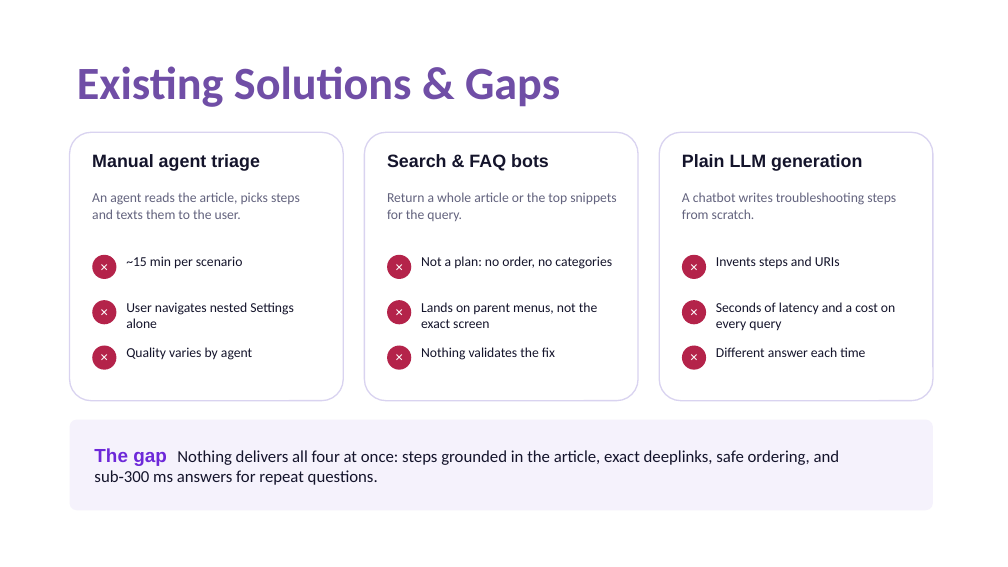
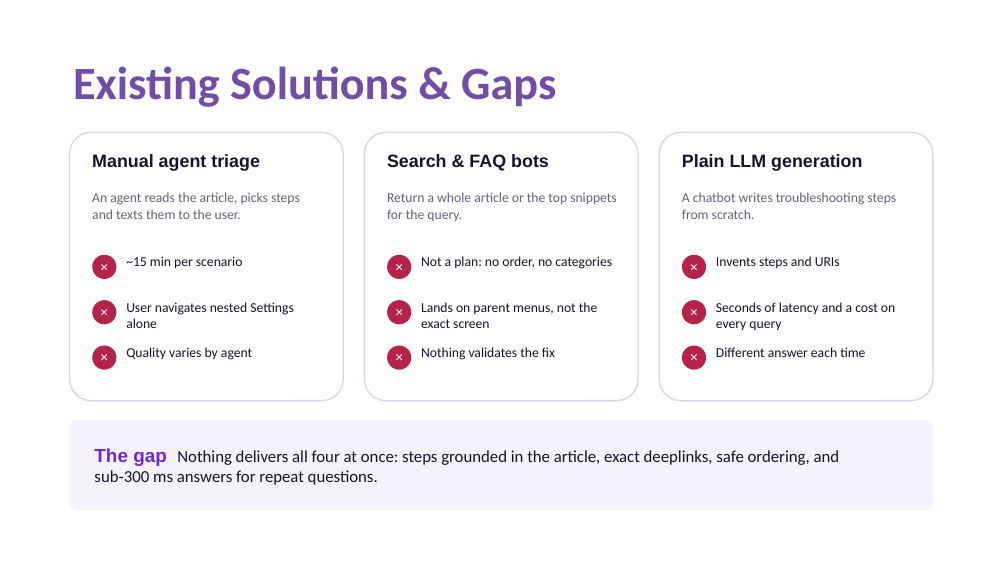
Before and after one commit to Blazehue/Samsung_PRISM-Sentinel, a slide deck: slide 3 of submission/SRMIST KTR_HeavenlyRestriction.pptx. Drawn at 1008x567 pixels with LibreOffice and Linux fonts; fonts in the diff are those of the drawing. Boxes give left, top, right and bottom in pixels: in the first picture for what was removed or moved away, otherwise in the second. Text is boxed around its words. In the diff, an @@ line names an element or a change of style, - is before the commit and + after.

```diff
--- a/submission/SRMIST KTR_HeavenlyRestriction.pptx
+++ b/submission/SRMIST KTR_HeavenlyRestriction.pptx
@@ title "Existing Solutions & Gaps": place and size @@
-title "Existing Solutions & Gaps" at (77,66,560,107)
+title "Existing Solutions & Gaps" at (73,66,556,107)
```
Also in this commit, not shown: 11 other slides changed.
